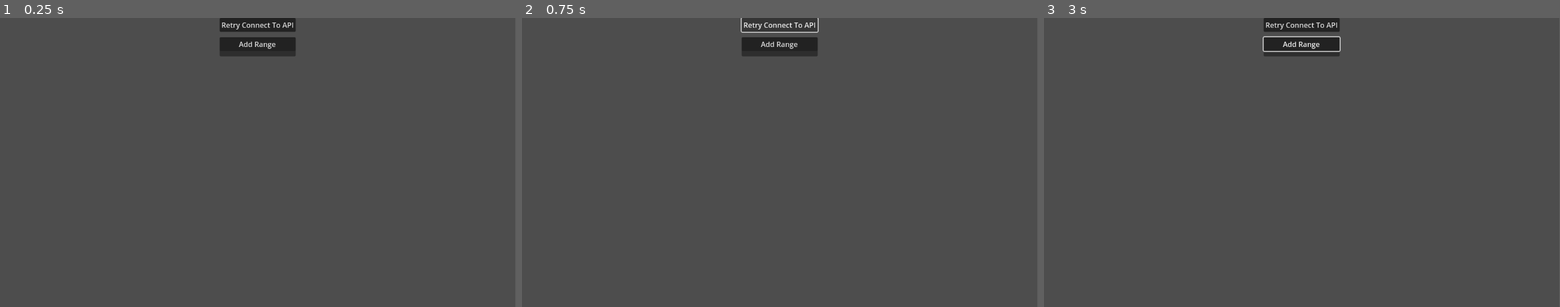
Above: before the commit, frames 1-3 (left to right).
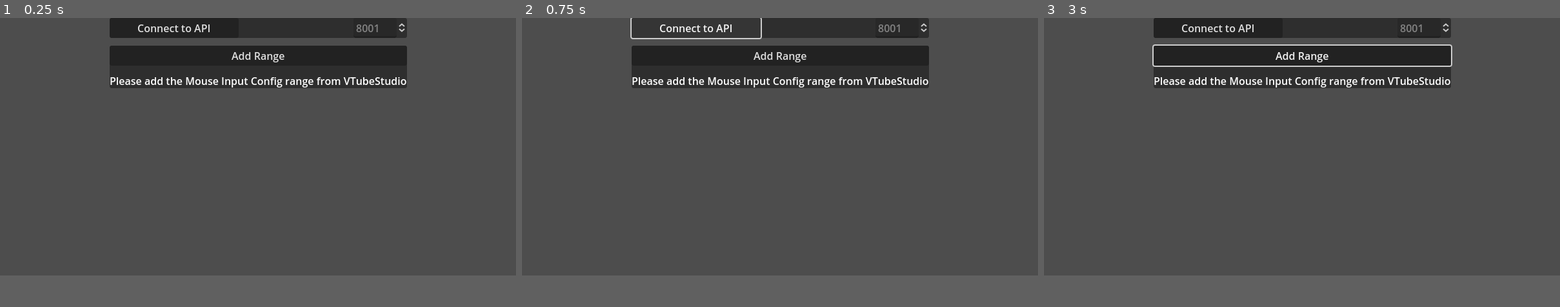
Above: after the commit, the same moments.

Repository: ChakriLazuli/VTS_MouseMapping
Game: Godot game, scene res://Scenes/Main.tscn
The game is run twice, just before and just after one commit, with the same random seed, the same clock (stepped at 60 frames per second) and the same inputs.
Inputs:
- Up to frame 1 (0.25 s): no input
- Up to frame 2 (0.75 s): click "Retry Connect To API" (after the commit: "Connect to API") at 0.5 s
- Up to frame 3 (3 s): click "Retry Connect To API" (after the commit: "Connect to API") at 1.25 s; click "Retry Connect To API" (after the commit: "Connect to API") at 2 s; click "Add Range" at 2.75 s
The window is 799x449 before the commit and 800x400 after it. Grey fills any space a smaller window leaves; there, only what the larger window draws over its background counts as a difference.

The runs differ from the first frame. In frame 1, 12% of the frame differs, in the area x 21-79%, y 0-25%; in frame 2, 10%; in frame 3, 12%, in the area x 21-80%, y 0-25%.

Commit message:
Finish and roll out version 0.1.

Diff:
--- a/Scenes/Main.tscn
+++ b/Scenes/Main.tscn
@@ -33,11 +33,23 @@
 grow_horizontal = 2
 
 [node name="APIPanel" type="PanelContainer" parent="CanvasLayer/VSplitContainer"]
+custom_minimum_size = Vector2(300, 0)
 layout_mode = 2
 
 [node name="ConnectAPI" type="Button" parent="CanvasLayer/VSplitContainer/APIPanel"]
+custom_minimum_size = Vector2(200, 0)
 layout_mode = 2
-text = "Retry Connect To API"
+size_flags_horizontal = 0
+text = "Connect to API"
+
+[node name="SpinBox" type="SpinBox" parent="CanvasLayer/VSplitContainer/APIPanel"]
+custom_minimum_size = Vector2(50, 0)
+layout_mode = 2
+size_flags_horizontal = 8
+tooltip_text = "The VTube Studio API port number"
+max_value = 999999.0
+value = 8001.0
+editable = false
 
 [node name="RangesPanel" type="PanelContainer" parent="CanvasLayer/VSplitContainer"]
 layout_mode = 2
--- a/Scripts/ConfigHelper.gd
+++ b/Scripts/ConfigHelper.gd
@@ -50,6 +50,9 @@
 	config.set_value(ws_config_section, ws_authentication_config_key, authentication_token)
 	_save_config()
 
+func has_mouse_ranges() -> bool:
+	return config.has_section_key(data_config_section, data_mouse_ranges_config_key)
+
 func get_mouse_ranges() -> Array:
 	return config.get_value(data_config_section, data_mouse_ranges_config_key, default_mouse_ranges)
 
--- a/Scripts/Main.gd
+++ b/Scripts/Main.gd
@@ -5,10 +5,13 @@
 @onready var message_constructor: TVTSAPIMessageConstructor = $TVTSAPIMessageConstructor
 @onready var config_helper: ConfigHelper = $ConfigHelper
 
+@onready var api_button: Button = $CanvasLayer/VSplitContainer/APIPanel/ConnectAPI
+@onready var api_port: SpinBox = $CanvasLayer/VSplitContainer/APIPanel/SpinBox
+
 @onready var range_window: RangeEditWindow = $RangeEditWindow
 
 @onready var ranges_grid_3: GridContainer = $CanvasLayer/VSplitContainer/RangesPanel/VSplitContainer/RangesGrid
-@onready var mouse_ranges: Array = []
+static var mouse_ranges: Array = []
 
 const VTS_MOUSE_RANGE_INDEX: int = 0
 
@@ -37,6 +40,9 @@
 	socket_helper.connect("disconnected", Callable(self, "_closed"))
 	socket_helper.connect("response_received_json", Callable(self, "_on_response_message"))
 	_connect_to_websocket()
+
+	if !config_helper.has_mouse_ranges():
+		_save_ranges()
 	mouse_ranges = config_helper.get_mouse_ranges()
 	_refresh_range_list()
 
@@ -56,6 +62,7 @@
 		_connect_to_websocket()
 
 func _closed():
+	api_button.text = "Connect to API"
 	_do_process_network = false
 
 func _connected():
@@ -83,6 +90,7 @@
 		print("Could not authenticate: ", data["reason"])
 
 func _on_authenticated():
+	api_button.text = "Connected!"
 	_create_custom_mouse_x()
 
 func _create_custom_mouse_x():
@@ -224,14 +232,16 @@
 	_save_ranges()
 	_refresh_range_list()
 
-func _on_range_list_item_activated(index):
-	mouse_ranges.remove_at(index)
-	_refresh_range_list()
-
 func _refresh_range_list():
 	var children = ranges_grid_3.get_children()
 	for child in children:
 		ranges_grid_3.remove_child(child)
+
+	if mouse_ranges.size() == 0:
+		var label = Label.new()
+		label.text = "Please add the Mouse Input Config range from VTubeStudio"
+		ranges_grid_3.add_child(label)
+
 	for i in range(mouse_ranges.size()):
 		var range_string = _range_to_string(i)
 		var label = Label.new()
--- a/Scripts/SocketHelper.gd
+++ b/Scripts/SocketHelper.gd
@@ -60,6 +60,7 @@
 
 func connect_to_websocket(url: String) -> bool:
 	print("Connecting to websocket: ", url)
+	_client.close()
 	# Initiate connection to the given URL.
 	var err = _client.connect_to_url(url)
 	var result = err == OK
--- a/project.godot
+++ b/project.godot
@@ -14,6 +14,11 @@
 run/main_scene="res://Scenes/Main.tscn"
 config/features=PackedStringArray("4.2")
 config/icon="res://icon.png"
+
+[display]
+
+window/size/viewport_width=800
+window/size/viewport_height=400
 
 [dotnet]
 
